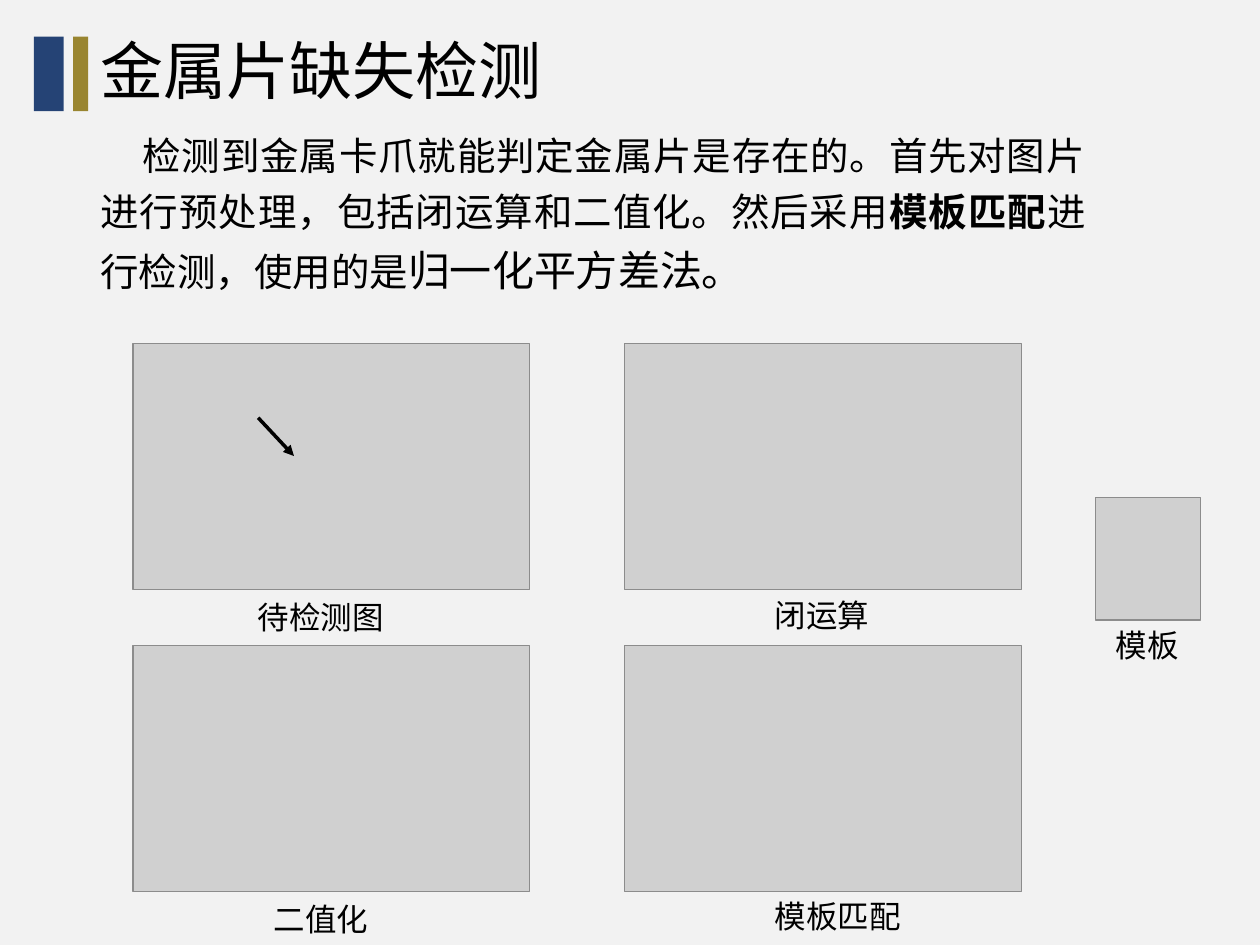
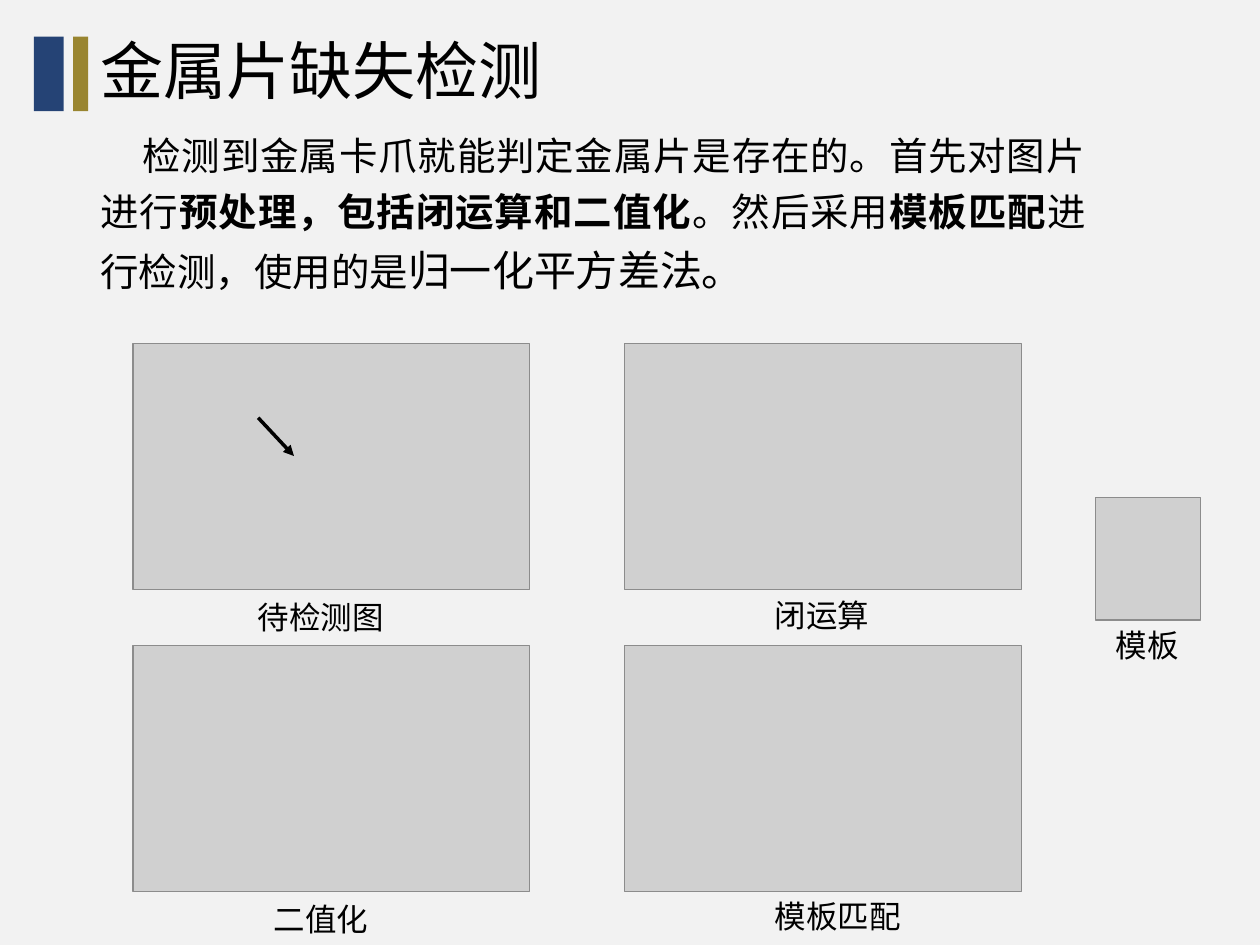
Before and after one commit to wang-jiankun/Graduate-File, a slide deck: slide 12 of 中期PPT-王建坤.pptx. Drawn at 1260x945 pixels with LibreOffice and Linux fonts; fonts in the diff are those of the drawing; grey boxes stand for pictures; background and template pictures are left out. Boxes give left, top, right and bottom in pixels: in the first picture for what was removed or moved away, otherwise in the second. Text is boxed around its words. In the diff, an @@ line names an element or a change of style, - is before the commit and + after.

```diff
--- a/中期PPT-王建坤.pptx
+++ b/中期PPT-王建坤.pptx
@@ text "检测到金属卡爪就能判定金属片是存在的。首先对图片进行预处理，包括闭运算和二值化。然后采用模板匹配进行检测，使用的是归一化 ..." at <box>101,137,1086,290</box>: bold on in "检测到金属卡爪就能判定金属片是存在的。首先对图片进行预处理，包括闭运算和二值化。然后采用模板匹配进行检测，使用的是归一化 ..." @@
```
Also in this commit, not shown: 16 other slides changed, 2 other files.
